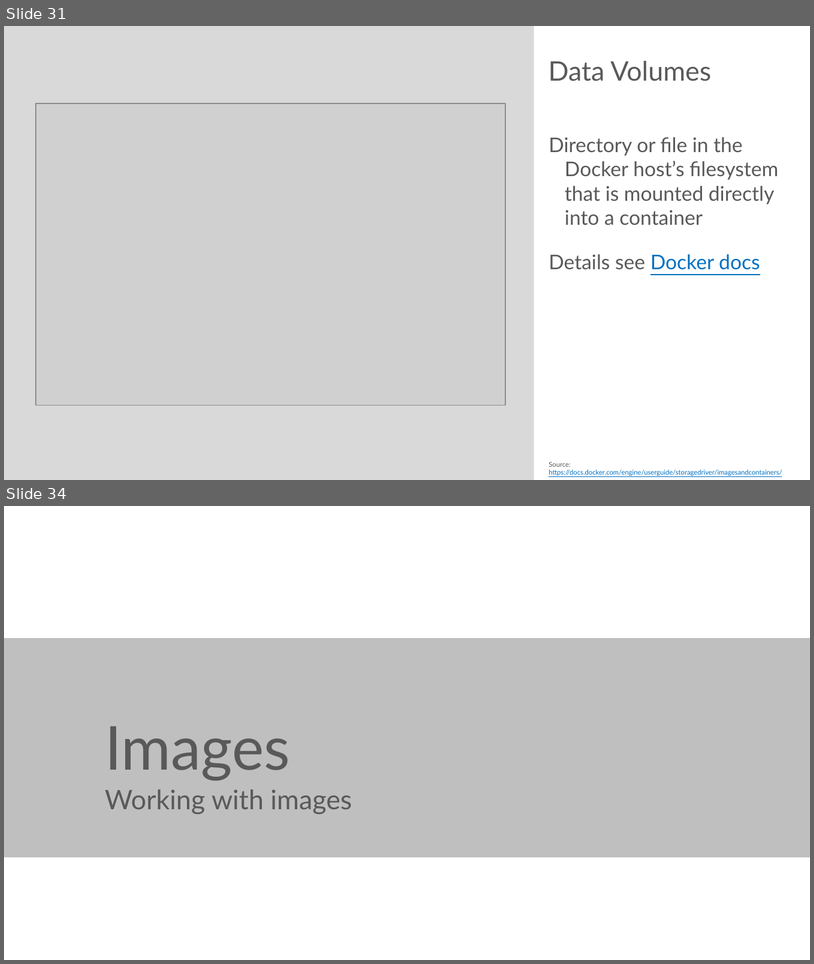
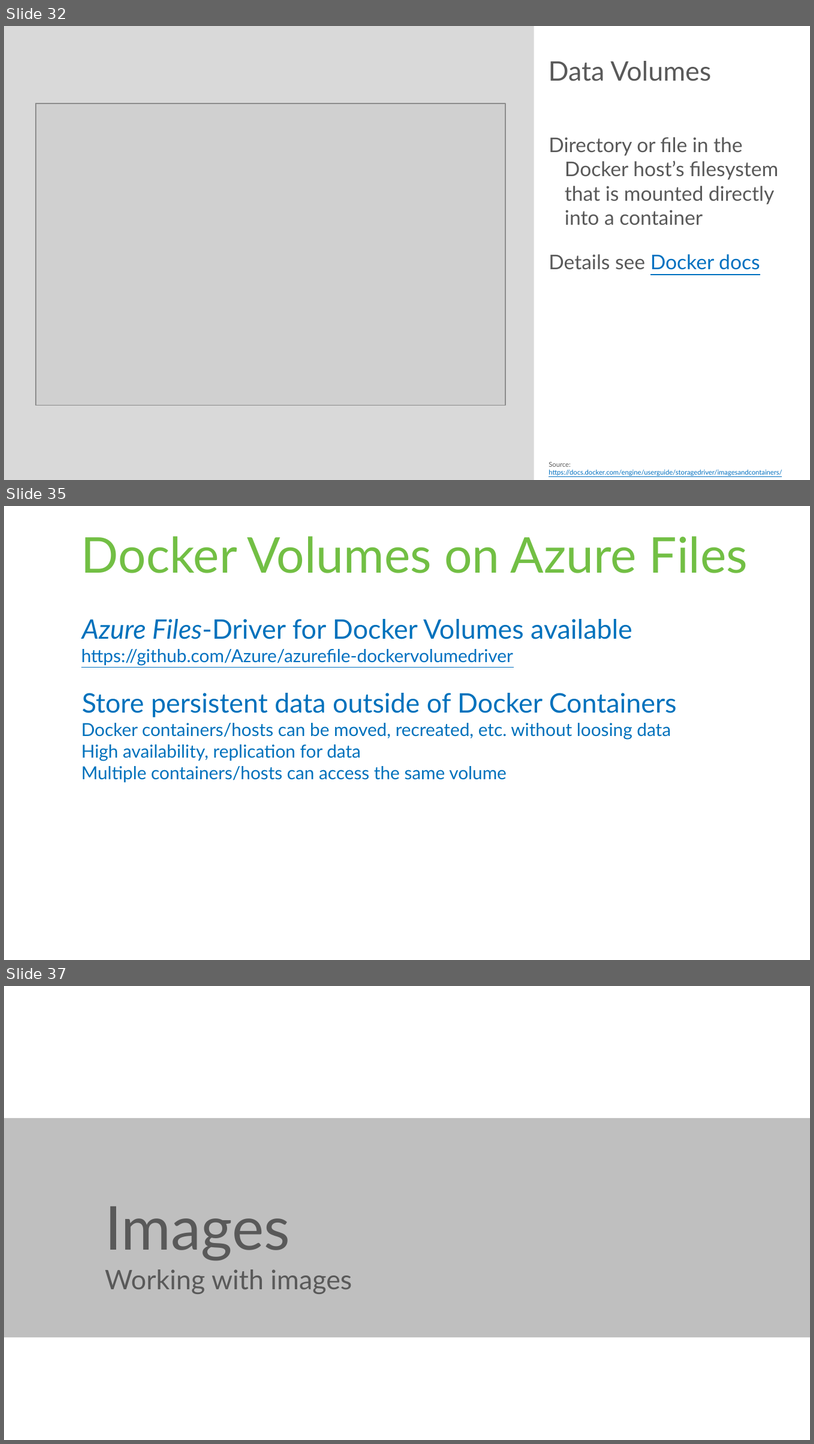
Before and after one commit to rstropek/DockerVS2015Intro, a slide deck: slides/Docker-Workshop.pptx. Shown one above the other, each under a label of ours: slides 31 and 34 before the commit, slides 32, 35 and 37 after it; the slides between them are not shown. The pictures are 814x964 and 814x1444 pixels, drawn with LibreOffice and Linux fonts; fonts in the diff are those of the drawing; grey boxes stand for pictures. Boxes give left, top, right and bottom in pixels: in the first picture for what was removed or moved away, otherwise in the second. Text is boxed around its words. In the diff, an @@ line names an element or a change of style, - is before the commit and + after.

```diff
--- a/slides/Docker-Workshop.pptx
+++ b/slides/Docker-Workshop.pptx
@@ slide 35 added at [4,506,810,960], background #FFFFFF @@
@@ title added at [81,536,748,573], 44 pt, text #72BF44 @@
+Docker Volumes on Azure Files
@@ text added at [81,619,677,782], 16 pt, text #0071BC @@
+Azure Files-Driver for Docker Volumes available
+  https://github.com/Azure/azurefile-dockervolumedriver
+Store persistent data outside of Docker Containers
+  Docker containers/hosts can be moved, recreated, etc. without loosing data
+  High availability, replication for data
+  Multiple containers/hosts can access the same volume
@@ what was slide 31 is now slide 32 @@
@@ what was slide 34 is now slide 37 @@
```
Also in this commit, not shown: 1 slide changed, 2 other slides added, 10 other files.
